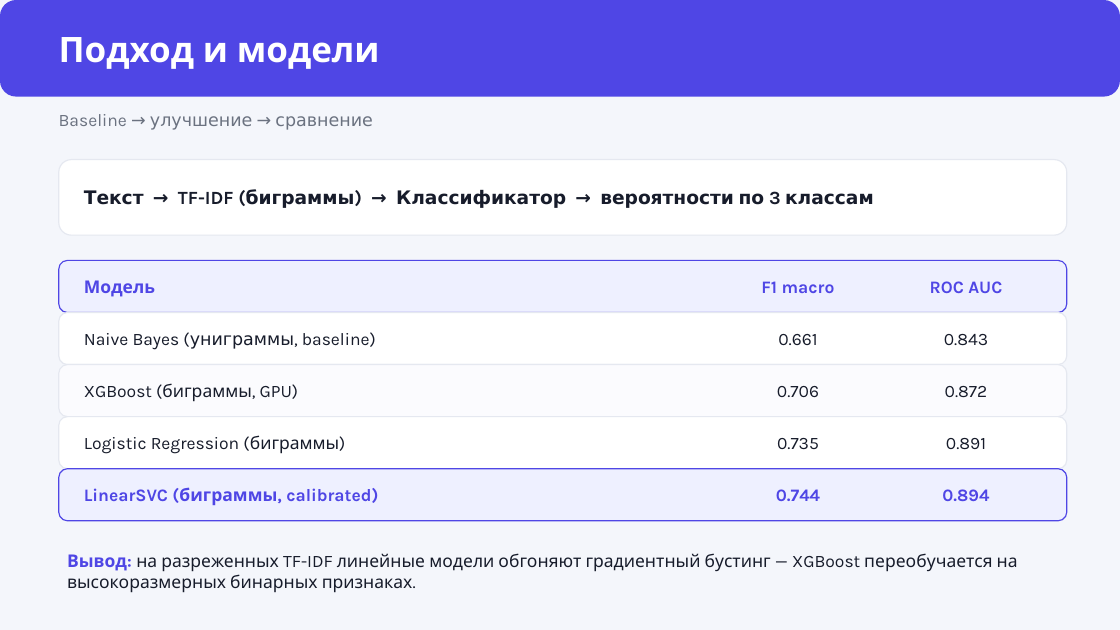
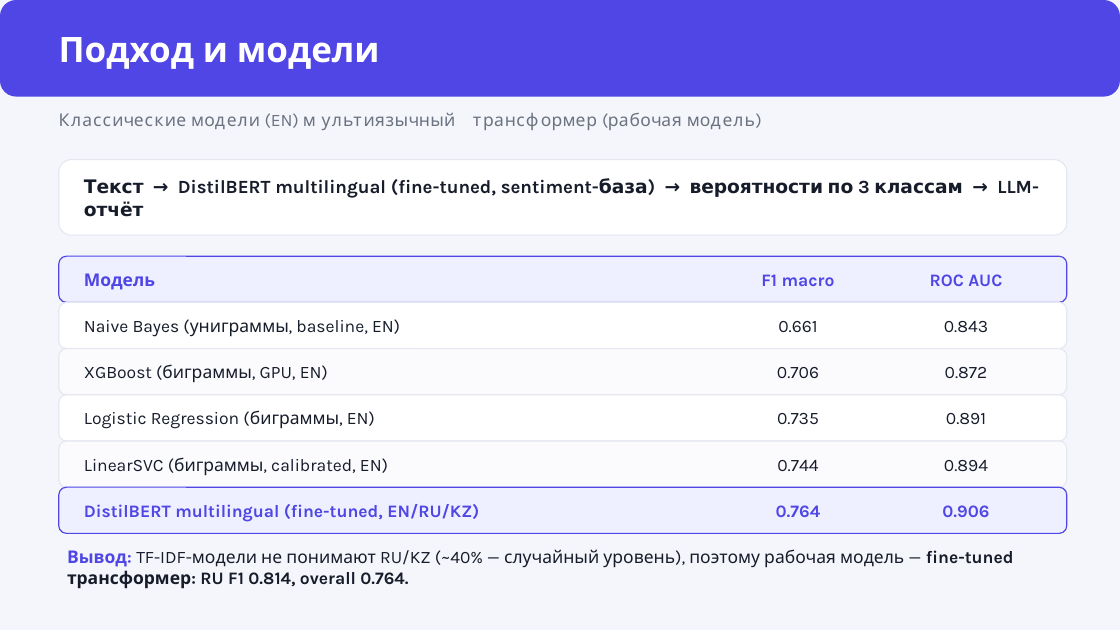
Before and after one commit to mukhitmakhmutov-cell/review-analyst, a slide deck: slide 3 of presentation/presentation.pptx. Drawn at 1120x630 pixels with LibreOffice and Linux fonts; fonts in the diff are those of the drawing. Boxes give left, top, right and bottom in pixels: in the first picture for what was removed or moved away, otherwise in the second. Text is boxed around its words. In the diff, an @@ line names an element or a change of style, - is before the commit and + after.

```diff
--- a/presentation/presentation.pptx
+++ b/presentation/presentation.pptx
@@ text at (59, 113, 682, 130): text changed @@
-Baseline → улучшение → сравнение
+Классические модели (EN) → мультиязычный трансформер (рабочая модель)
@@ text at (84, 178, 1039, 217): text changed @@
-Текст → TF-IDF (биграммы) → Классификатор → вероятности по 3 классам
+Текст → DistilBERT multilingual (fine-tuned, sentiment-база) → вероятности по 3 классам → LLM-отчёт
@@ rounded rectangle: place and size @@
-rounded rectangle at (59, 260, 1067, 313)
+rounded rectangle at (59, 256, 1067, 302)
@@ text "Модель": place and size @@
-text "Модель" at (84, 280, 155, 297)
+text "Модель" at (84, 273, 155, 290)
@@ text "F1 macro": place and size @@
-text "F1 macro" at (761, 281, 835, 293)
+text "F1 macro" at (761, 274, 835, 286)
@@ text "ROC AUC": place and size @@
-text "ROC AUC" at (930, 281, 1002, 293)
+text "ROC AUC" at (930, 274, 1002, 286)
@@ rounded rectangle: place and size @@
-rounded rectangle at (59, 313, 1067, 365)
+rounded rectangle at (59, 302, 1067, 349)
@@ text at (84, 319, 400, 337): text changed @@
-Naive Bayes (униграммы, baseline)
+Naive Bayes (униграммы, baseline, EN)
@@ text "0.661": place and size @@
-text "0.661" at (778, 334, 817, 345)
+text "0.661" at (778, 321, 817, 332)
@@ text "0.843": place and size @@
-text "0.843" at (944, 334, 988, 345)
+text "0.843" at (944, 321, 988, 332)
@@ rounded rectangle: place and size @@
-rounded rectangle at (59, 365, 1067, 417)
+rounded rectangle at (59, 349, 1067, 395)
@@ text "0.706": place and size @@
-text "0.706" at (777, 386, 819, 397)
+text "0.706" at (777, 367, 819, 378)
@@ text "0.872": place and size @@
-text "0.872" at (945, 386, 988, 397)
+text "0.872" at (945, 367, 988, 378)
@@ text at (84, 364, 328, 383): text changed @@
-XGBoost (биграммы, GPU)
+XGBoost (биграммы, GPU, EN)
@@ rounded rectangle: place and size @@
-rounded rectangle at (59, 417, 1067, 469)
+rounded rectangle at (59, 395, 1067, 441)
@@ text at (84, 410, 375, 429): text changed @@
-Logistic Regression (биграммы)
+Logistic Regression (биграммы, EN)
@@ text "0.735": place and size @@
-text "0.735" at (777, 438, 819, 449)
+text "0.735" at (777, 413, 819, 424)
@@ text "0.891": place and size @@
-text "0.891" at (946, 438, 986, 449)
+text "0.891" at (946, 413, 986, 424)
@@ rounded rectangle: place and size @@
-rounded rectangle at (59, 469, 1067, 521)
+rounded rectangle at (59, 441, 1067, 487)
@@ rounded rectangle at (59, 441, 1067, 487): fill #EEF0FF to #FBFBFE; outline #4F46E5 1 pt to #E5E8F0 1 pt @@
@@ text "0.744": place and size @@
-text "0.744" at (776, 489, 820, 501)
+text "0.744" at (777, 460, 818, 471)
@@ text "0.744" at (777, 460, 818, 471): text colour #4F46E5 to #171C2B, bold off @@
@@ text "0.894" at (944, 460, 988, 471): text colour #4F46E5 to #171C2B, bold off @@
@@ text "0.894": place and size @@
-text "0.894" at (942, 489, 989, 501)
+text "0.894" at (944, 460, 988, 471)
@@ text at (84, 457, 388, 476): text changed; text colour #4F46E5 to #171C2B; bold off @@
-LinearSVC (биграммы, calibrated)
+LinearSVC (биграммы, calibrated, EN)
@@ rounded rectangle added at (59, 487, 1067, 534), fill #EEF0FF, outline #4F46E5 1 pt @@
@@ text added at (84, 504, 479, 522), 15 pt, text #4F46E5, bold @@
+DistilBERT multilingual (fine-tuned, EN/RU/KZ)
@@ text added at (776, 505, 821, 517), 15 pt, text #4F46E5, bold @@
+0.764
@@ text added at (942, 505, 989, 517), 15 pt, text #4F46E5, bold @@
+0.906
@@ text at (67, 549, 1014, 589): text changed @@
-Вывод: на разреженных TF-IDF линейные модели обгоняют градиентный бустинг — XGBoost переобучается на высокоразмерных бинарных признаках.
+Вывод: TF-IDF-модели не понимают RU/KZ (~40% — случайный уровень), поэтому рабочая модель — fine-tuned трансформер: RU F1 0.814, overall 0.764.
```
Also in this commit, not shown: 4 other slides changed, 34 other files.
